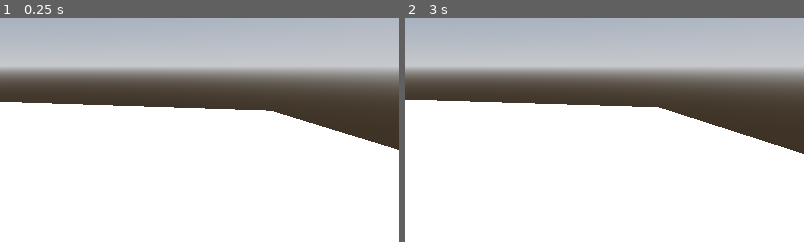
Above: before the commit, frames 1-2 (left to right).
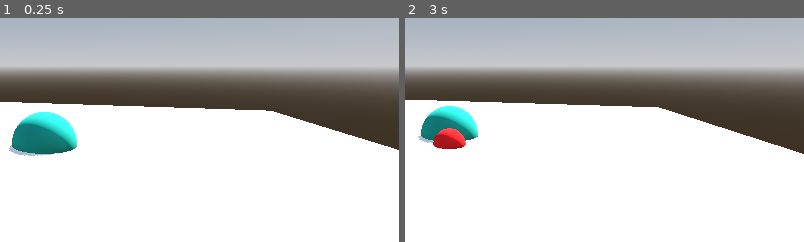
Above: after the commit, the same moments.

Repository: tyson-nw/godot_FreeLookCamera
Game: Godot game, scene res://Scenes/world.tscn
Two runs of this game, one before a commit and one after it. Both use one fixed random seed, a clock stepped at 60 frames per second and the inputs below.
Inputs (mouse positions are % of the whole screen's width and height, from its top left):
- Up to frame 1 (0.25 s): no input
- Up to frame 2 (3 s): tap Enter at 0.5, 2 s; move the mouse to (72, 45) at 0.52 s; tap Mouse wheel up (flc_zoom_in) at 0.6, 1.55 s; click (72, 45) at 0.67 s; tap Mouse wheel down (flc_zoom_out) at 0.8, 1.35, 2.3 s; tap Space at 1.25, 2.75 s; move the mouse to (30, 55) at 1.27 s; click (30, 55) at 1.42 s; move the mouse to (60, 28) at 2.02 s; tap Middle mouse button (flc_activate_zoom) at 2.1 s; click (60, 28) at 2.17 s; move the mouse to (45, 70) at 2.77 s; tap S (flc_camera_back) at 2.85 s; click (45, 70) at 2.92 s
The pictures show only the part of the screen within x 44-94%, y 22-72%; the shares and areas given below are measured in that part.

The runs differ from the first frame. In frame 1, 2.6% of the frame differs, in the area x 2-20%, y 41-62%; in frame 2, 2.1%.

Commit message:
added camera attribute for easier reference.

Diff:
--- a/Scenes/world.tscn
+++ b/Scenes/world.tscn
@@ -40,8 +40,8 @@
 surface_material_override/0 = SubResource("StandardMaterial3D_0xnmf")
 
 [node name="Center" type="MeshInstance3D" parent="."]
-visible = false
 mesh = SubResource("SphereMesh_ehd5x")
 surface_material_override/0 = SubResource("StandardMaterial3D_pr1q4")
 
 [node name="FreeLookCamera" parent="." instance=ExtResource("1_6ojob")]
+show_target = true
--- a/Scripts/FreeLookCamera.gd
+++ b/Scripts/FreeLookCamera.gd
@@ -19,7 +19,7 @@
 @onready var dolly : Node3D = $Dolly
 @onready var horizontal_pivot = $Dolly/HorizontalPivot
 @onready var vertical_pivot = $Dolly/HorizontalPivot/VerticalPivot
-@onready var cam = $Dolly/HorizontalPivot/VerticalPivot/MainCamera
+@onready var camera = $Dolly/HorizontalPivot/VerticalPivot/MainCamera
 @onready var target = $Dolly/target
 
 var freemove : bool = false
@@ -47,7 +47,7 @@
 	else:
 		dolly.rotation.y = deg_to_rad(starting_rotation)
 
-	cam.translate_object_local(Vector3.BACK * start_zoom)
+	camera.translate_object_local(Vector3.BACK * start_zoom)
 	mapinputs()
 
 
@@ -121,13 +121,13 @@
 
 func zoom(delta) -> void:
 
-	var distance : float = cam.global_position.distance_to(target.global_position)
+	var distance : float = camera.global_position.distance_to(target.global_position)
 
 	if freeze_zoom or $Dolly/HorizontalPivot/VerticalPivot/MainCamera.freeze_zoom :
 		return
 
 	if Input.is_action_just_released("flc_zoom_in") and distance > min_zoom:
-		cam.translate_object_local(Vector3.FORWARD * zoom_speed * delta)
+		camera.translate_object_local(Vector3.FORWARD * zoom_speed * delta)
 
 	if Input.is_action_just_released("flc_zoom_out") and distance < max_zoom:
-		cam.translate_object_local(Vector3.BACK * zoom_speed * delta)
+		camera.translate_object_local(Vector3.BACK * zoom_speed * delta)
